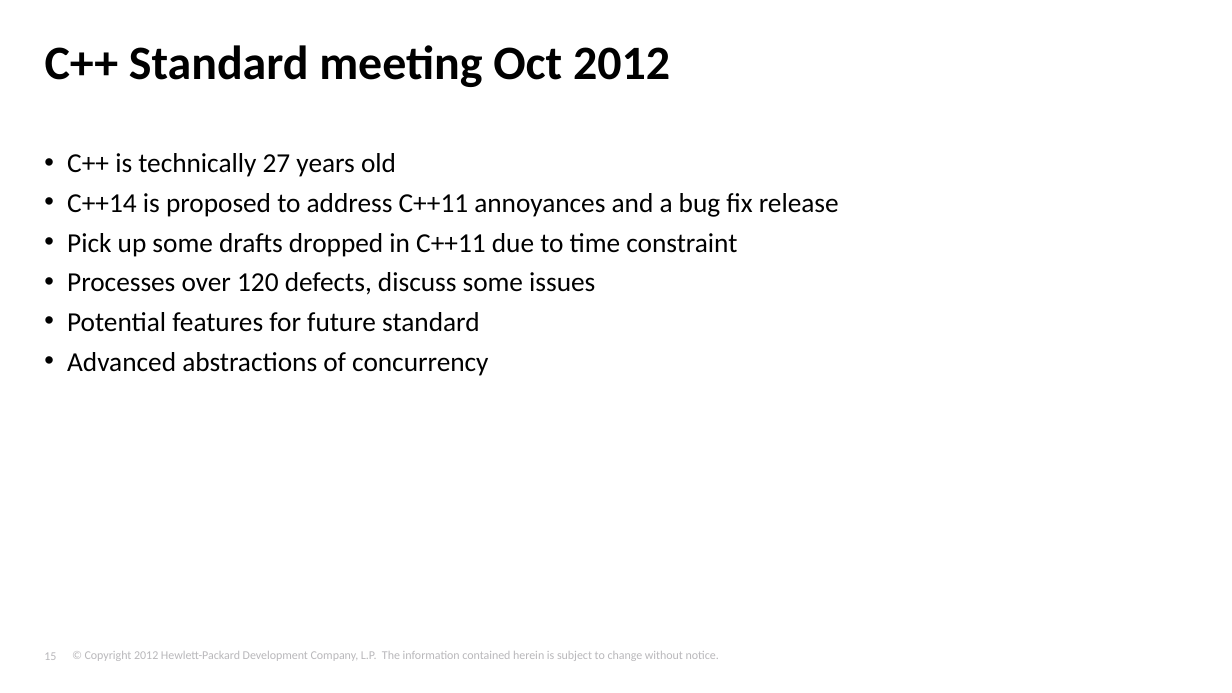
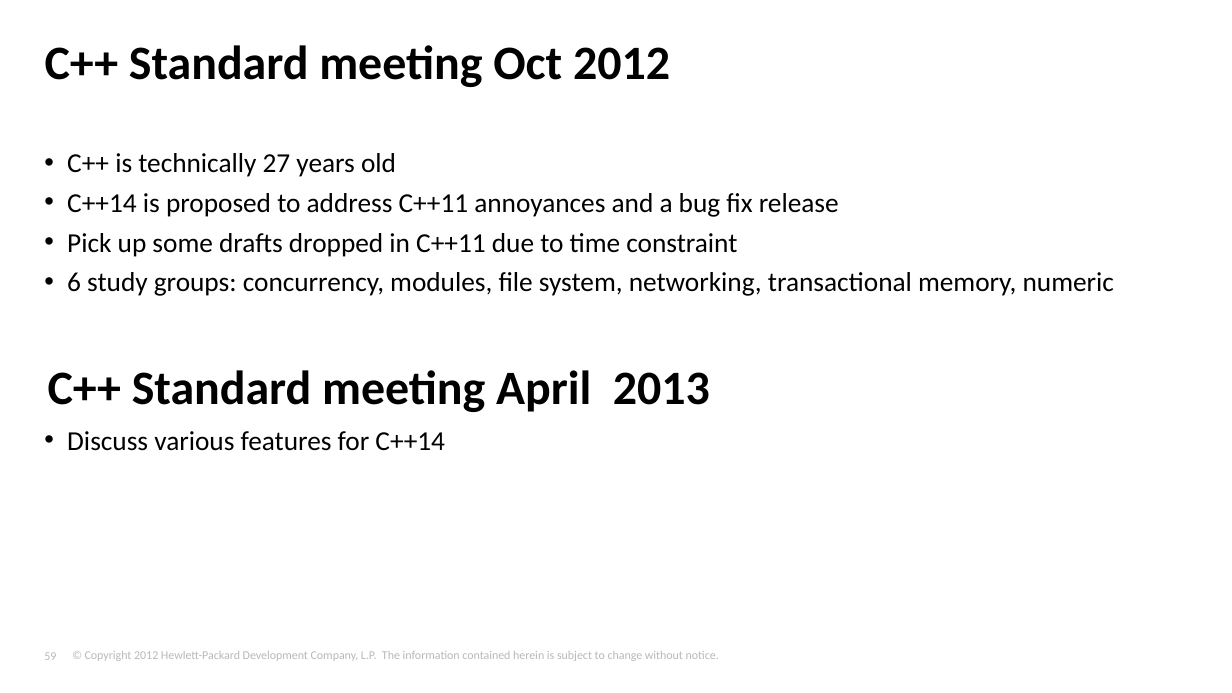
Before and after one commit to tjliupeng/CPP11, a slide deck: slide 59 of C++11.pptx (slide 15 before the commit). Drawn at 1232x693 pixels with LibreOffice and Linux fonts; fonts in the diff are those of the drawing; background and template pictures are left out. Boxes give left, top, right and bottom in pixels: in the first picture for what was removed or moved away, otherwise in the second. Text is boxed around its words. In the diff, an @@ line names an element or a change of style, - is before the commit and + after.

```diff
--- a/C++11.pptx
+++ b/C++11.pptx
@@ text at box(67, 272, 1114, 451): text changed @@
-    • Processes over 120 defects, discuss some issues
-    • Potential features for future standard
-    • Advanced abstractions of concurrency
+    • 6 study groups: concurrency, modules, file system, networking, transactional memory, numeric
+    • Discuss various features for C++14
@@ text added at box(48, 370, 710, 412), 28 pt, text #000000, bold @@
+C++ Standard meeting April 2013
@@ page number at box(44, 652, 56, 660): text changed @@
-15
+59
```
Also in this commit, not shown: 6 other slides changed, 46 slides added, 15 slides removed, 1 other file.
